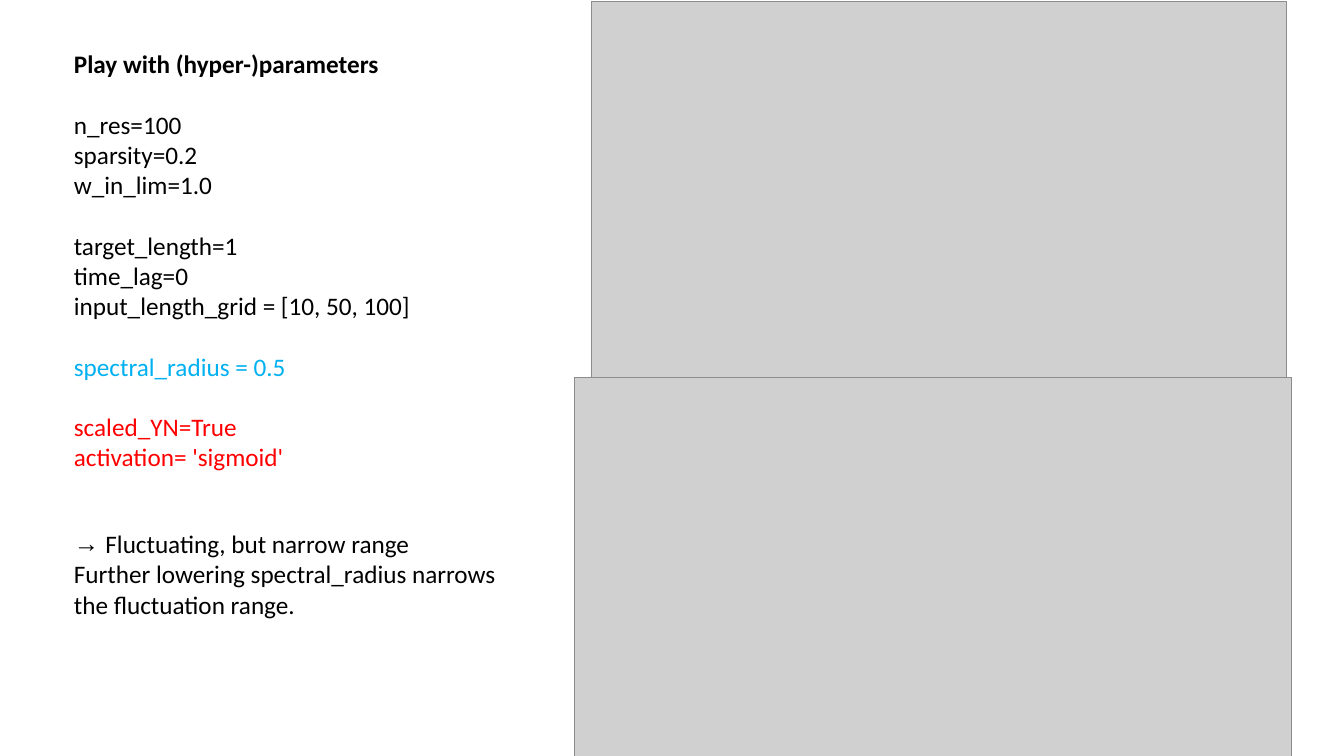
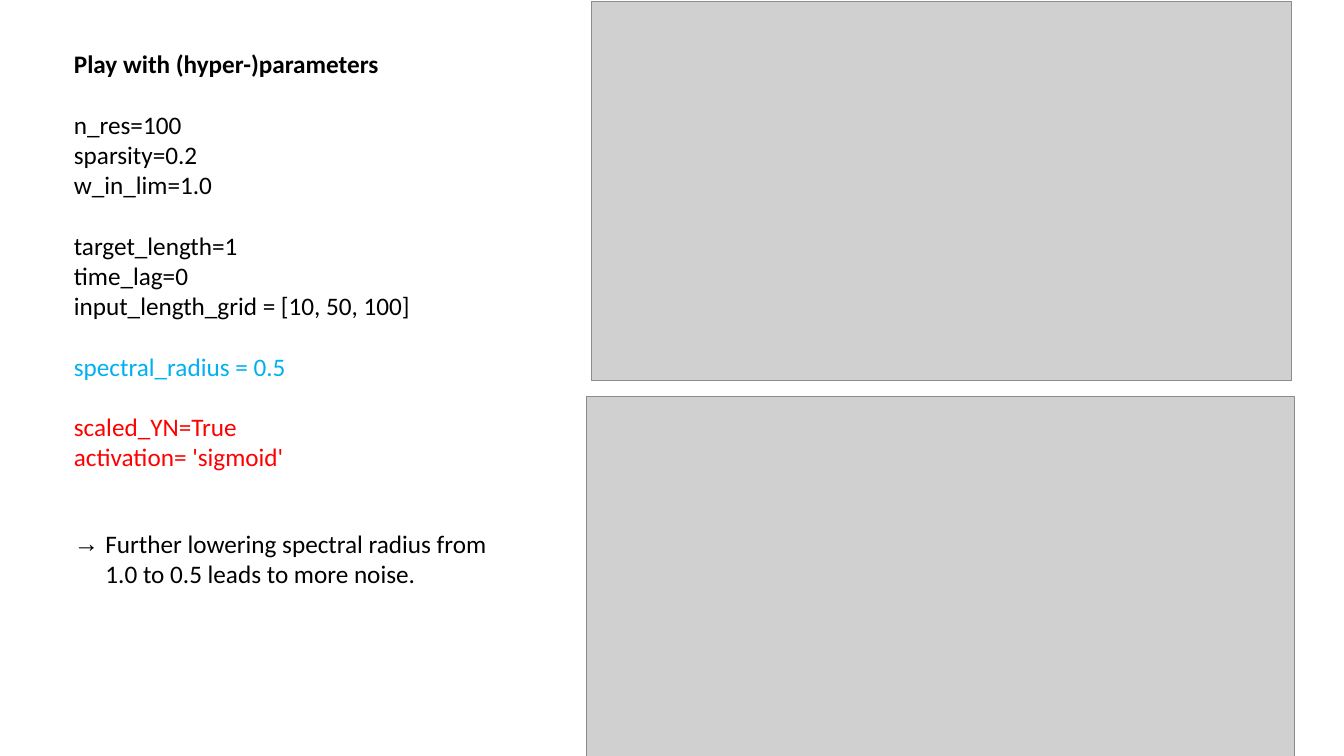
Before and after one commit to MarcoLandtHayen/EchoStateNetworks, a slide deck: slide 15 of ESN_exp01_BasicESN.pptx (slide 11 before the commit). Drawn at 1344x756 pixels with LibreOffice and Linux fonts; fonts in the diff are those of the drawing; grey boxes stand for pictures. Boxes give left, top, right and bottom in pixels: in the first picture for what was removed or moved away, otherwise in the second. Text is boxed around its words. In the diff, an @@ line names an element or a change of style, - is before the commit and + after.

```diff
--- a/ESN_exp01_BasicESN.pptx
+++ b/ESN_exp01_BasicESN.pptx
@@ picture: place and size @@
-picture at (591, 1, 1287, 378)
+picture at (591, 1, 1292, 380)
@@ picture: place and size @@
-picture at (575, 378, 1292, 756)
+picture at (587, 397, 1296, 756)
@@ text at (105, 535, 486, 583): text changed @@
-→ Fluctuating, but narrow range
-Further lowering spectral_radius narrows the fluctuation range.
+→ Further lowering spectral radius from 1.0 to 0.5 leads to more noise.
```
Also in this commit, not shown: 8 other slides changed, 8 slides added, 2 other files.
